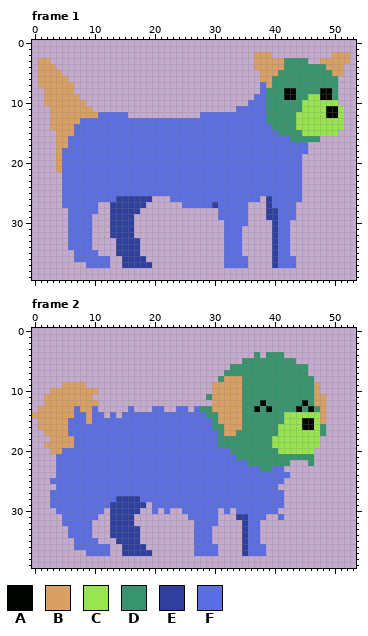
Pixel-art file -- sprites/dog-format.aseprite. The first picture shows the starting point.
54x40 pixels, 2 frames. Colours within 5 levels of each other are drawn and written as one. Shown: frame 1, frame 2.
Palette (. is transparent): A #000400  B #d9a066  C #99e550  D #37946e  E #2f3f9e  F #5b6ee1
Once edited:
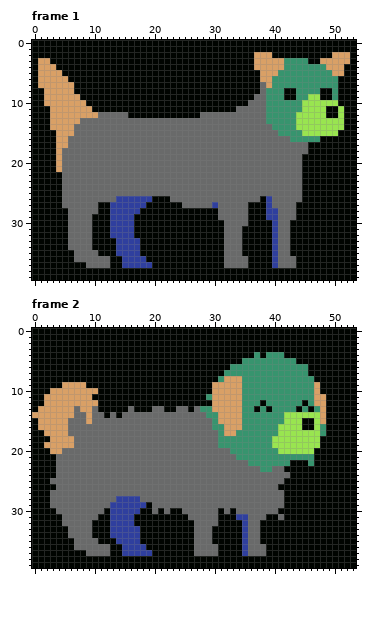
Changes in this commit:
layer "Background" now shown
colour F: #5b6ee1 -> #696a6a
Frame 1, layer "Background":
y 0..1: x 0..53 ...................................................... -> AAAAAAAAAAAAAAAAAAAAAAAAAAAAAAAAAAAAAAAAAAAAAAAAAAAAAA
y 2: x 0..36 ..................................... -> AAAAAAAAAAAAAAAAAAAAAAAAAAAAAAAAAAAAA; x 40..49 .......... -> AAAAAAAAAA; x 53 . -> A
y 3: x 0 . -> A; x 3..36 .................................. -> AAAAAAAAAAAAAAAAAAAAAAAAAAAAAAAAAA; x 46..47 .. -> AA; x 53 . -> A
y 4: x 0 . -> A; x 4..36 ................................. -> AAAAAAAAAAAAAAAAAAAAAAAAAAAAAAAAA; x 52..53 .. -> AA
y 5: x 0 . -> A; x 5..37 ................................. -> AAAAAAAAAAAAAAAAAAAAAAAAAAAAAAAAA; x 52..53 .. -> AA
y 6: x 0 . -> A; x 6..37 ................................ -> AAAAAAAAAAAAAAAAAAAAAAAAAAAAAAAA; x 51..53 ... -> AAA
y 7: x 0 . -> A; x 7..37 ............................... -> AAAAAAAAAAAAAAAAAAAAAAAAAAAAAAA; x 51..53 ... -> AAA
y 8: x 0..1 .. -> AA; x 7..37 ............................... -> AAAAAAAAAAAAAAAAAAAAAAAAAAAAAAA; x 51..53 ... -> AAA
y 9: x 0..1 .. -> AA; x 8..36 ............................. -> AAAAAAAAAAAAAAAAAAAAAAAAAAAAA; x 51..53 ... -> AAA
y 10: x 0..1 .. -> AA; x 9..35 ........................... -> AAAAAAAAAAAAAAAAAAAAAAAAAAA; x 51..53 ... -> AAA
y 11: x 0..2 ... -> AAA; x 10..33 ........................ -> AAAAAAAAAAAAAAAAAAAAAAAA; x 52..53 .. -> AA
y 12: x 0..2 ... -> AAA; x 16..27 ............ -> AAAAAAAAAAAA; x 52..53 .. -> AA
y 13..14: x 0..2 ... -> AAA; x 52..53 .. -> AA
y 15: x 0..3 .... -> AAAA; x 51..53 ... -> AAA
y 16: x 0..3 .... -> AAAA; x 48..53 ...... -> AAAAAA
y 17..18: x 0..3 .... -> AAAA; x 46..53 ........ -> AAAAAAAA
y 19..21: x 0..3 .... -> AAAA; x 45..53 ......... -> AAAAAAAAA
y 22..25: x 0..4 ..... -> AAAAA; x 45..53 ......... -> AAAAAAAAA
y 26: x 0..4 ..... -> AAAAA; x 20..22 ... -> AAA; x 38 . -> A; x 45..53 ......... -> AAAAAAAAA
y 27: x 0..4 ..... -> AAAAA; x 11..12 .. -> AA; x 19..24 ...... -> AAAAAA; x 36..38 ... -> AAA; x 44..53 .......... -> AAAAAAAAAA
y 28: x 0..5 ...... -> AAAAAA; x 11..12 .. -> AA; x 18..30 ............. -> AAAAAAAAAAAAA; x 36..38 ... -> AAA; x 44..53 .......... -> AAAAAAAAAA
y 29: x 0..5 ...... -> AAAAAA; x 10..12 ... -> AAA; x 17..30 .............. -> AAAAAAAAAAAAAA; x 36..38 ... -> AAA; x 44..53 .......... -> AAAAAAAAAA
y 30: x 0..5 ...... -> AAAAAA; x 10..12 ... -> AAA; x 17..31 ............... -> AAAAAAAAAAAAAAA; x 36..39 .... -> AAAA; x 43..53 ........... -> AAAAAAAAAAA
y 31..32: x 0..5 ...... -> AAAAAA; x 10..12 ... -> AAA; x 17..31 ............... -> AAAAAAAAAAAAAAA; x 35..39 ..... -> AAAAA; x 43..53 ........... -> AAAAAAAAAAA
y 33..34: x 0..5 ...... -> AAAAAA; x 10..13 .... -> AAAA; x 18..31 .............. -> AAAAAAAAAAAAAA; x 35..39 ..... -> AAAAA; x 43..53 ........... -> AAAAAAAAAAA
y 35: x 0..6 ....... -> AAAAAAA; x 11..13 ... -> AAA; x 18..31 .............. -> AAAAAAAAAAAAAA; x 35..39 ..... -> AAAAA; x 43..53 ........... -> AAAAAAAAAAA
y 36: x 0..6 ....... -> AAAAAAA; x 13..14 .. -> AA; x 19..31 ............. -> AAAAAAAAAAAAA; x 36..39 .... -> AAAA; x 44..53 .......... -> AAAAAAAAAA
y 37: x 0..8 ......... -> AAAAAAAAA; x 13..14 .. -> AA; x 20..31 ............ -> AAAAAAAAAAAA; x 36..39 .... -> AAAA; x 44..53 .......... -> AAAAAAAAAA
y 38..39: x 0..53 ...................................................... -> AAAAAAAAAAAAAAAAAAAAAAAAAAAAAAAAAAAAAAAAAAAAAAAAAAAAAA
Frame 2, layer "Background":
y 0..3: x 0..53 ...................................................... -> AAAAAAAAAAAAAAAAAAAAAAAAAAAAAAAAAAAAAAAAAAAAAAAAAAAAAA
y 4: x 0..36 ..................................... -> AAAAAAAAAAAAAAAAAAAAAAAAAAAAAAAAAAAAA; x 38 . -> A; x 42..53 ............ -> AAAAAAAAAAAA
y 5: x 0..34 ................................... -> AAAAAAAAAAAAAAAAAAAAAAAAAAAAAAAAAAA; x 44..53 .......... -> AAAAAAAAAA
y 6: x 0..32 ................................. -> AAAAAAAAAAAAAAAAAAAAAAAAAAAAAAAAA; x 46..53 ........ -> AAAAAAAA
y 7: x 0..31 ................................ -> AAAAAAAAAAAAAAAAAAAAAAAAAAAAAAAA; x 46..53 ........ -> AAAAAAAA
y 8: x 0..30 ............................... -> AAAAAAAAAAAAAAAAAAAAAAAAAAAAAAA; x 47..53 ....... -> AAAAAAA
y 9: x 0..4 ..... -> AAAAA; x 9..29 ..................... -> AAAAAAAAAAAAAAAAAAAAA; x 48..53 ...... -> AAAAAA
y 10: x 0..2 ... -> AAA; x 11..29 ................... -> AAAAAAAAAAAAAAAAAAA; x 48..53 ...... -> AAAAAA
y 11: x 0..1 .. -> AA; x 10..28 ................... -> AAAAAAAAAAAAAAAAAAA; x 49..53 ..... -> AAAAA
y 12: x 0..1 .. -> AA; x 11..29 ................... -> AAAAAAAAAAAAAAAAAAA; x 49..53 ..... -> AAAAA
y 13: x 0 . -> A; x 11..15 ..... -> AAAAA; x 17..19 ... -> AAA; x 22..23 .. -> AA; x 26 . -> A; x 49..53 ..... -> AAAAA
y 14: x 12 . -> A; x 14 . -> A; x 49..53 ..... -> AAAAA
y 15..16: x 0 . -> A; x 49..53 ..... -> AAAAA
y 17: x 0..1 .. -> AA; x 49..53 ..... -> AAAAA
y 18: x 0..2 ... -> AAA; x 48..53 ...... -> AAAAAA
y 19: x 0..1 .. -> AA; x 48..53 ...... -> AAAAAA
y 20: x 0..2 ... -> AAA; x 47..53 ....... -> AAAAAAA
y 21: x 0..3 .... -> AAAA; x 47..53 ....... -> AAAAAAA
y 22: x 0..3 .... -> AAAA; x 43..45 ... -> AAA; x 47..53 ....... -> AAAAAAA
y 23: x 0..3 .... -> AAAA; x 42..53 ............ -> AAAAAAAAAAAA
y 24: x 0..3 .... -> AAAA; x 43..53 ........... -> AAAAAAAAAAA
y 25: x 0..2 ... -> AAA; x 42..53 ............ -> AAAAAAAAAAAA
y 26: x 0..3 .... -> AAAA; x 41..53 ............. -> AAAAAAAAAAAAA
y 27..28: x 0..2 ... -> AAA; x 42..53 ............ -> AAAAAAAAAAAA
y 29: x 0..2 ... -> AAA; x 19 . -> A; x 42..53 ............ -> AAAAAAAAAAAA
y 30: x 0..3 .... -> AAAA; x 12 . -> A; x 18..19 .. -> AA; x 21 . -> A; x 23..24 .. -> AA; x 31 . -> A; x 33 . -> A; x 41..53 ............. -> AAAAAAAAAAAAA
y 31: x 0..4 ..... -> AAAAA; x 11..12 .. -> AA; x 17..25 ......... -> AAAAAAAAA; x 31..33 ... -> AAA; x 39..40 .. -> AA; x 42..53 ............ -> AAAAAAAAAAAA
y 32: x 0..4 ..... -> AAAAA; x 10..12 ... -> AAA; x 17..26 .......... -> AAAAAAAAAA; x 31..34 .... -> AAAA; x 38..53 ................ -> AAAAAAAAAAAAAAAA
y 33..34: x 0..5 ...... -> AAAAAA; x 10..12 ... -> AAA; x 18..26 ......... -> AAAAAAAAA; x 30..34 ..... -> AAAAA; x 38..53 ................ -> AAAAAAAAAAAAAAAA
y 35: x 0..6 ....... -> AAAAAAA; x 11..13 ... -> AAA; x 18..26 ......... -> AAAAAAAAA; x 30..34 ..... -> AAAAA; x 38..53 ................ -> AAAAAAAAAAAAAAAA
y 36: x 0..6 ....... -> AAAAAAA; x 13..14 .. -> AA; x 19..26 ........ -> AAAAAAAA; x 31..34 .... -> AAAA; x 39..53 ............... -> AAAAAAAAAAAAAAA
y 37: x 0..8 ......... -> AAAAAAAAA; x 13..14 .. -> AA; x 20..26 ....... -> AAAAAAA; x 31..34 .... -> AAAA; x 39..53 ............... -> AAAAAAAAAAAAAAA
y 38..39: x 0..53 ...................................................... -> AAAAAAAAAAAAAAAAAAAAAAAAAAAAAAAAAAAAAAAAAAAAAAAAAAAAAA
Pixel boxes of the changes (left, top, right, bottom) in both pictures:
changed: (32, 40, 356, 280)
changed: (32, 328, 356, 568)
